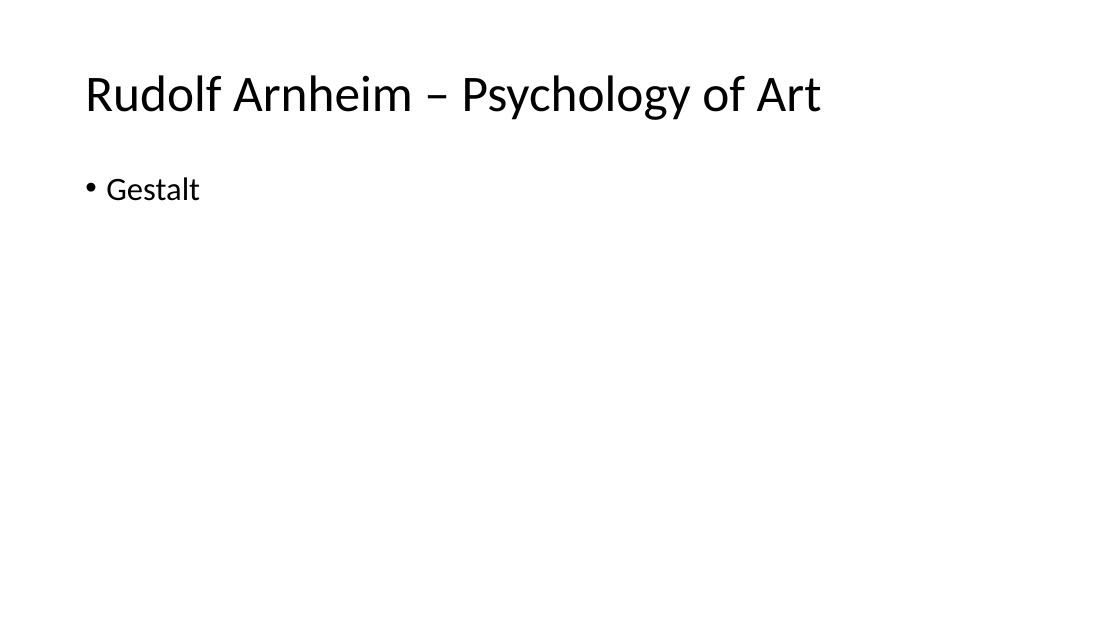
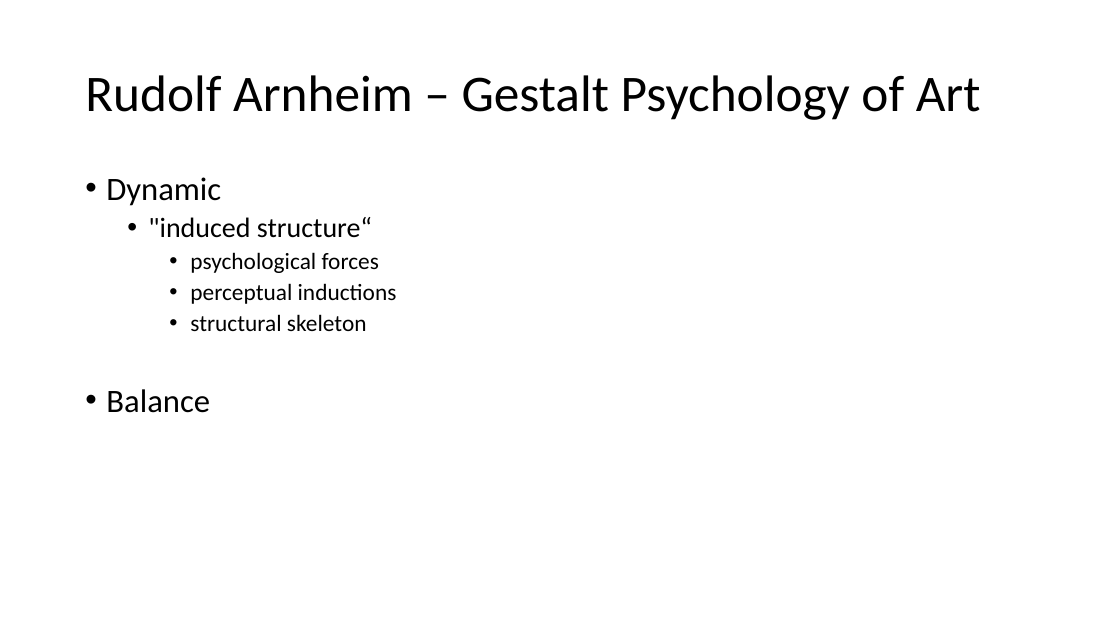
Before and after one commit to PatriciaXiao/Conclusion, a slide deck: slide 13 of Conclusion.pptx. Drawn at 1120x630 pixels with LibreOffice and Linux fonts; fonts in the diff are those of the drawing. Boxes give left, top, right and bottom in pixels: in the first picture for what was removed or moved away, otherwise in the second. Text is boxed around its words. In the diff, an @@ line names an element or a change of style, - is before the commit and + after.

Commit message:
11102015
Arheim's Chap1 Balance in brief (stop at P14 and P15 of
http://monoskop.org/images/e/e7/Arnheim_Rudolf_Art_and_Visual_Perception_1974.pdf)

```diff
--- a/Conclusion.pptx
+++ b/Conclusion.pptx
@@ title at [85, 75, 981, 120]: text changed @@
-Rudolf Arnheim – Psychology of Art
+Rudolf Arnheim – Gestalt Psychology of Art
@@ text at [106, 177, 397, 413]: text changed; size 28 to 20 pt @@
-• Gestalt
+• Dynamic
+  • "induced structure“
+    • psychological forces
+    • perceptual inductions
+    • structural skeleton
+• Balance
```
Also in this commit, not shown: 3 other slides changed, 2 other files.
